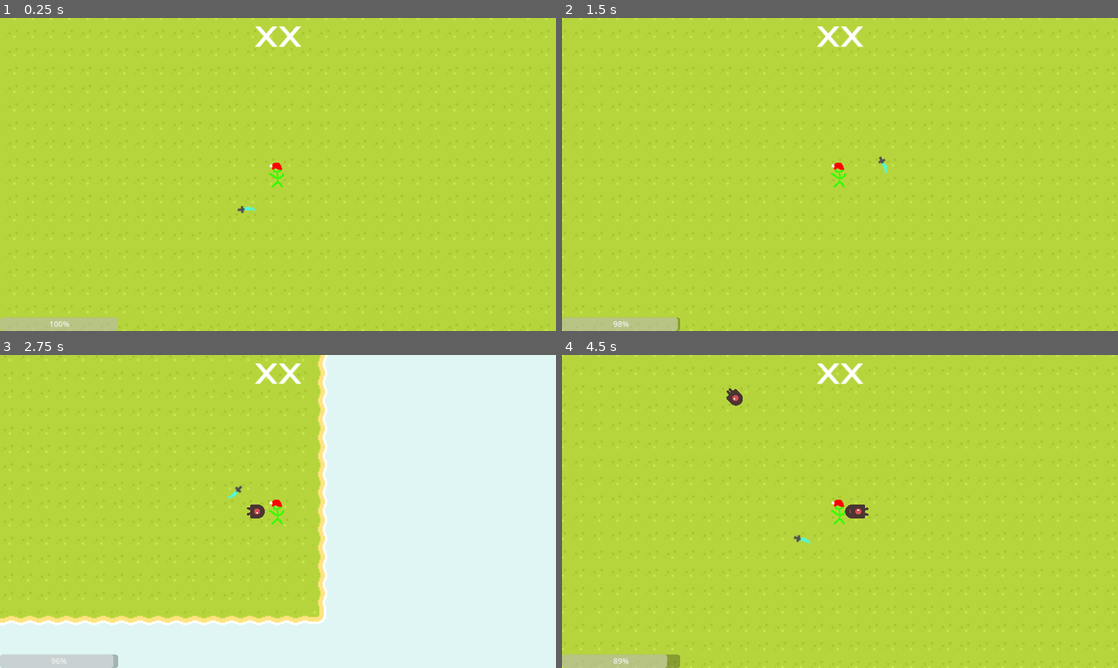
Above: before the commit, frames 1-4 (two rows, left to right).
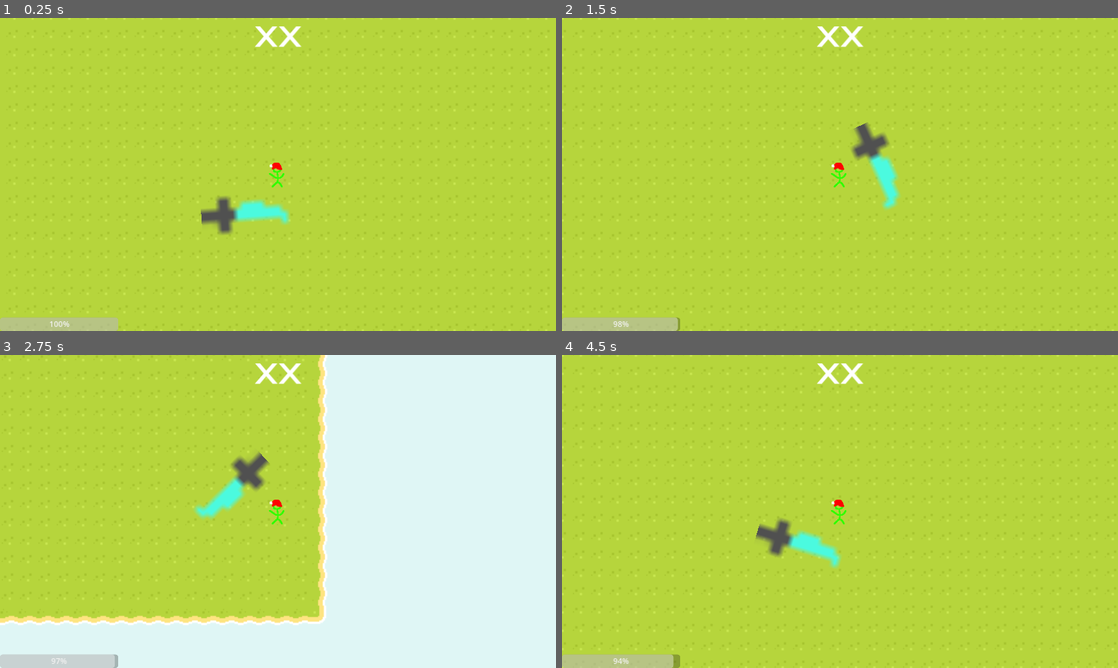
Above: after the commit, the same moments.

Repository: Shmupette/ChristmasProject
Game: Godot game, scene res://scenes/main_scene.tscn
The game is run twice, just before and just after one commit, with the same random seed, the same clock (stepped at 60 frames per second) and the same inputs.
Inputs:
- Up to frame 1 (0.25 s): no input
- Up to frame 2 (1.5 s): hold D (right) 0.53-1.28 s; hold F (damageTest) 0.53-1.28 s; hold S (down) from 1.28 s (still down); tap F (damageTest) at 1.35 s
- Up to frame 3 (2.75 s): release S (down) at 2.03 s; hold D (right) from 2.03 s (still down); hold F (damageTest) from 2.03 s (still down)
- Up to frame 4 (4.5 s): release D (right) at 2.78 s; release F (damageTest) at 2.78 s; hold W (up) 2.78-3.53 s; tap F (damageTest) at 2.85, 4.35 s; hold F (damageTest) 3.53-4.28 s; hold A (left) from 3.53 s (still down)

The runs differ from the first frame. In frame 1, 1.0% of the frame differs, in the area x 36-53%, y 56-70%; in frame 2, 1.0%; in frame 3, 1.2%; in frame 4, 1.4%, in the area x 9-56%, y 10-100%.

Commit message:
added hit detection to weapon, added enemy take damage

Diff:
--- a/scenes/weapon.tscn
+++ b/scenes/weapon.tscn
@@ -7,7 +7,8 @@
 radius = 4.0
 height = 18.0
 
-[node name="Weapon" type="CharacterBody2D"]
+[node name="Weapon" type="Area2D"]
+scale = Vector2(5, 5)
 script = ExtResource("1_oxhle")
 
 [node name="Sprite2D" type="Sprite2D" parent="."]
@@ -15,3 +16,10 @@
 
 [node name="CollisionShape2D" type="CollisionShape2D" parent="."]
 shape = SubResource("CapsuleShape2D_nynf1")
+
+[node name="attackRate" type="Timer" parent="."]
+wait_time = 0.1
+one_shot = true
+
+[connection signal="area_shape_entered" from="." to="." method="_on_area_shape_entered"]
+[connection signal="body_entered" from="." to="." method="_on_body_entered"]
--- a/scripts/enemy.gd
+++ b/scripts/enemy.gd
@@ -2,7 +2,8 @@
 class_name  Enemy
 @onready var attacktimer = $attacktimer
 var protag = null
-var movementSpeed = 500
+var movementSpeed = 50
+var health = 10
 
 # Called when the node enters the scene tree for the first time.
 func _ready():
@@ -24,3 +25,9 @@
 
 func setPlayer(protag):
 	self.protag = protag
+
+func takeDamage(damage):
+	health -= damage
+	print(health)
+	if health <= 0:
+		queue_free()
--- a/scripts/weapon.gd
+++ b/scripts/weapon.gd
@@ -1,10 +1,18 @@
-extends CharacterBody2D
+extends Area2D
+@onready var attackRate = $attackRate
 
 var player = null
+var damage = 1
 
 func setPlayer(player):
 	self.player = player
 
 func _physics_process(delta):
+	self.rotation += 0.05
 
-	self.rotation += 0.05
+func _process(delta):
+	if attackRate.is_stopped():
+		attackRate.start()
+		for area in self.get_overlapping_areas():
+			if area is Enemy:
+				area.takeDamage(damage)
Not shown: 1 places in scenes/weapon.tscn that only renumber resources
